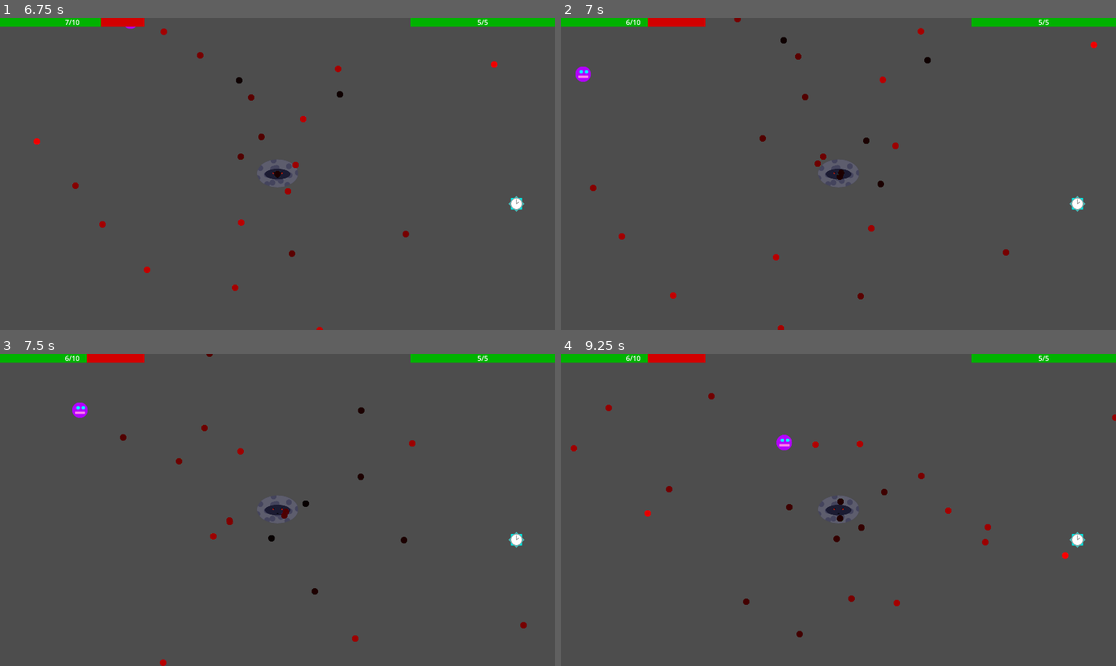
Above: before the commit, frames 1-4 (two rows, left to right).
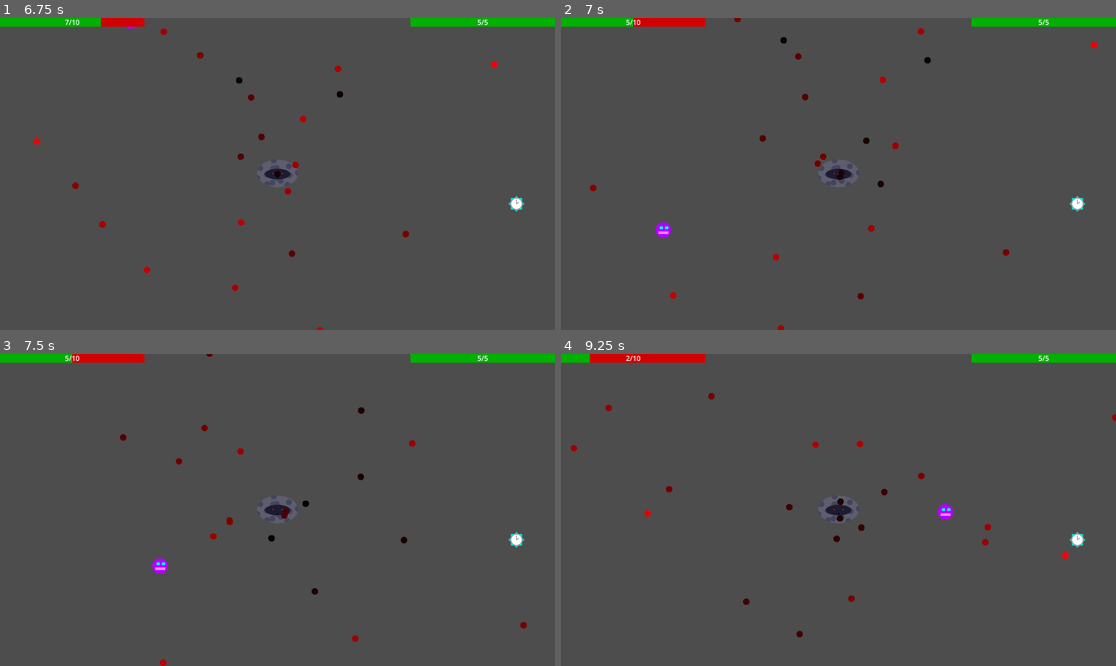
Above: after the commit, the same moments.

Repository: Antoine-Lagache/GameJam_2025
Game: Godot game, scene res://scene/start_menu.tscn
Same seed, same stepped clock (60 frames per second), same inputs: the game is played once before the commit and once after it.
Inputs:
- Up to frame 1 (6.75 s): click "Start Game" at 0.5 s; hold Shift 1.28-2.03 s; hold Up (up) 1.28-2.78 s; tap Shift every 1.5 s from 2.1 to 6.6 s; hold Shift 2.78-3.53 s; hold Left (left) 2.78-4.28 s; hold Down (down) 4.28-5.03 s; hold Shift 4.28-5.03 s; hold Right (right) 5.03-5.78 s; hold Up (up) 5.78-6.53 s; hold Shift 5.78-6.53 s; hold Right (right) from 6.53 s (still down)
- Up to frame 2 (7 s): keep holding Right (right)
- Up to frame 3 (7.5 s): keep holding Right (right); hold Shift from 7.28 s (still down)
- Up to frame 4 (9.25 s): release Shift at 8.03 s; tap Shift at 8.1 s; release Right (right) at 8.78 s; hold Down (down) from 8.78 s (still down); hold Shift from 8.78 s (still down)

Frame 1 is identical in both runs. In frame 2, 0.3% of the frame differs, in the area x 2-20%, y 0-72%; in frame 3, 0.3%; in frame 4, 0.6%, in the area x 5-71%, y 0-81%.

Commit message:
created the time shade

Diff:
--- a/gamejame/scene/time.tscn
+++ b/gamejame/scene/time.tscn
@@ -1,6 +1,7 @@
-[gd_scene load_steps=4 format=3 uid="uid://dmi7sdx6ab5as"]
+[gd_scene load_steps=5 format=3 uid="uid://dmi7sdx6ab5as"]
 
 [ext_resource type="Script" uid="uid://b6vjsah7mp4dy" path="res://script/time.gd" id="1_yegv2"]
+[ext_resource type="Texture2D" uid="uid://doae567ean0r2" path="res://sprites/player.png" id="2_yegv2"]
 
 [sub_resource type="Shader" id="Shader_066fg"]
 code = "shader_type canvas_item;
@@ -74,4 +75,7 @@
 vertical_alignment = 1
 metadata/_edit_use_anchors_ = true
 
+[node name="Sprite2D" type="Sprite2D" parent="."]
+texture = ExtResource("2_yegv2")
+
 [connection signal="timeout" from="Timer" to="." method="_on_timer_timeout"]
--- a/gamejame/script/bullet.gd
+++ b/gamejame/script/bullet.gd
@@ -38,5 +38,5 @@
 		body.loose_pv()
 		if is_dual && is_instance_valid(dual):
 			dual.is_dual = false
-			body.position = dual.position
+			body.position = dual.global_position
 		queue_free()
--- a/gamejame/script/time.gd
+++ b/gamejame/script/time.gd
@@ -5,6 +5,8 @@
 var mechant:Node
 var screen = DisplayServer.window_get_size()
 var dist_min = 150
+var retro_position = Vector2(100,100)
+@onready var player_shade:Sprite2D = $"./Sprite2D"
 @onready var shader_material = $Inversion_shader.material
 
 # Called when the node enters the scene tree for the first time.
@@ -14,6 +16,7 @@
 	$Timer_bar.position.y = screen.y - 30
 	$Inversion_shader.size = screen
 	$Timer_bar.visible = false
+	player_shade.self_modulate = Color(1,1,1,0.1)
 	spawn_time_stop()
 
 
@@ -26,6 +29,7 @@
 		var spawn_pos = Vector2(randf_range(0,screen.x), randf_range(0,screen.y))
 		if max(spawn_pos.distance_to(player.position),spawn_pos.distance_to(mechant.position))>dist_min:
 			var new_time_stop = time_stop.instantiate()
+			retro_position = spawn_pos
 			new_time_stop.position = spawn_pos
 			add_child(new_time_stop)
 			break
@@ -33,18 +37,23 @@
 func start_timer():
 	$Timer.start()
 	shader_material.set_shader_parameter("invert", true)
+	player_shade.position = retro_position
+	player_shade.visible = true
 	$Timer_bar.visible = true
 
 func _on_timer_timeout() -> void:
 	Global.time_speed = 1.0
 	$Timer_bar.visible = false
 	shader_material.set_shader_parameter("invert", false)
+	player_shade.visible = false
+	player.position = retro_position
 	spawn_time_stop()
 
 func on_mechant_hit():
 	Global.time_speed = 1.0
 	$Timer_bar.visible = false
+	player_shade.visible = false
 	$Timer.stop()
 	shader_material.set_shader_parameter("invert", false)
+	player.position = retro_position
 	spawn_time_stop()
-	player.position = Vector2(100,100)
